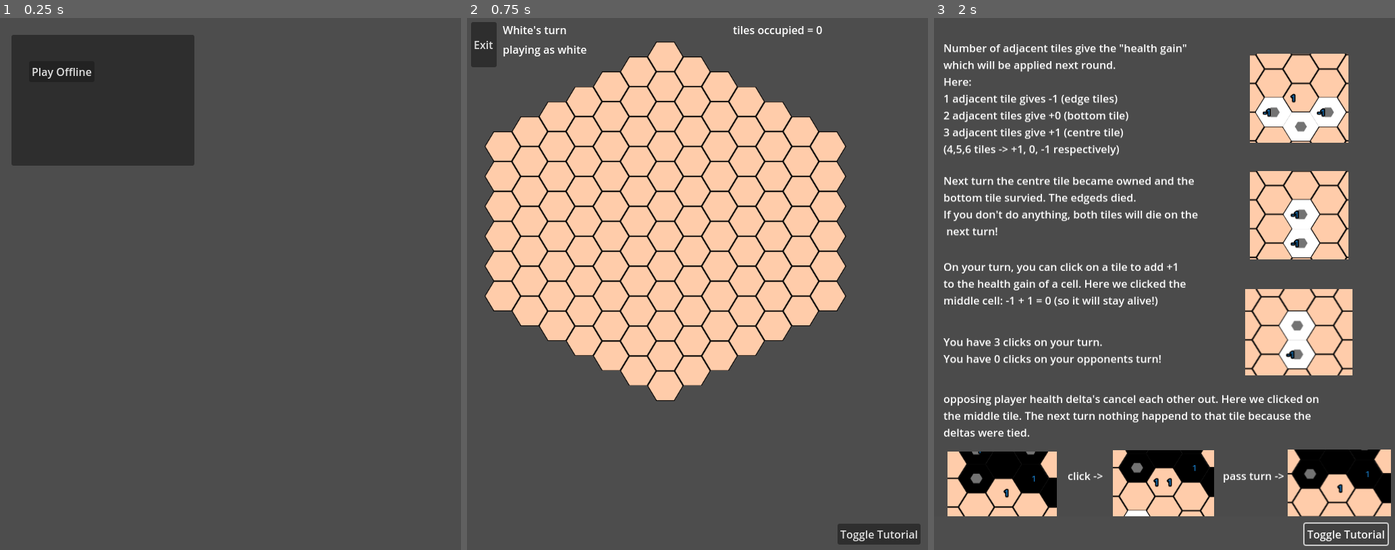
Above: before the commit, frames 1-3 (left to right).
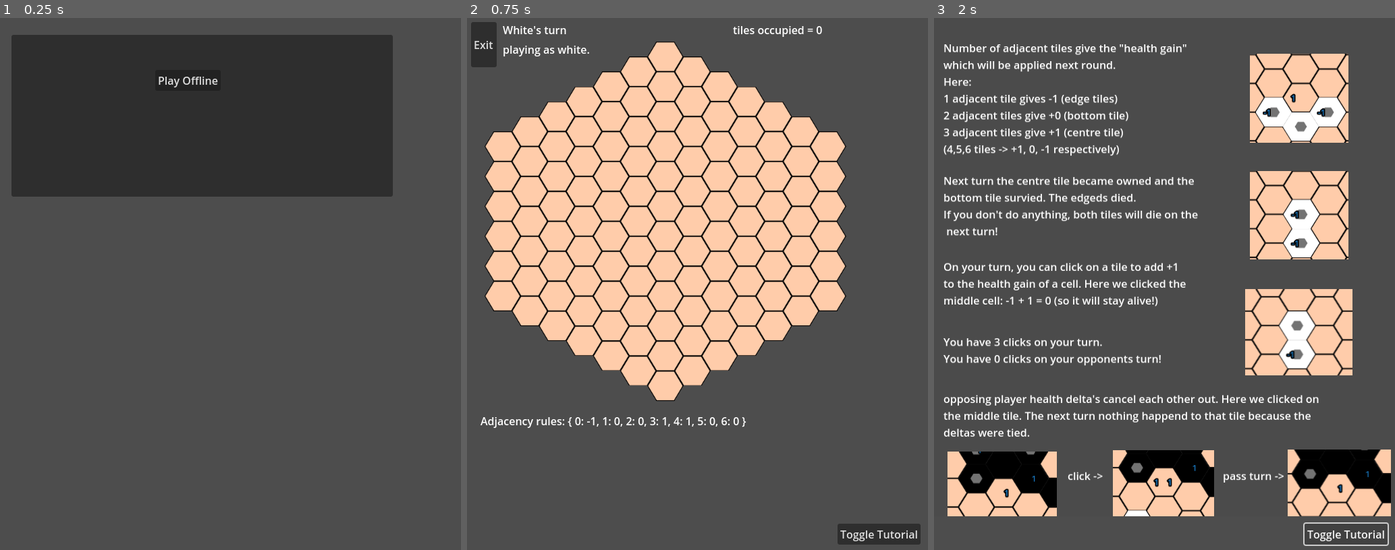
Above: after the commit, the same moments.

Repository: phi168/creepagons
Game: Godot game, scene res://lobby.tscn
Same seed, same stepped clock (60 frames per second), same inputs: the game is played once before the commit and once after it.
Inputs:
- Up to frame 1 (0.25 s): no input
- Up to frame 2 (0.75 s): click "Play Offline" at 0.5 s
- Up to frame 3 (2 s): click "Toggle Tutorial" at 1.25 s

The runs differ from the first frame. In frame 1, 16% of the frame differs, in the area x 2-86%, y 3-34%; in frame 2, 0.3%; in frame 3, nothing differs.

Commit message:
Update Adjacency rules

Diff:
--- a/project/creepagons.tscn
+++ b/project/creepagons.tscn
@@ -47,6 +47,14 @@
 offset_bottom = 36.0
 text = "tiles occupied = 0"
 
+[node name="AdjcencyLabel" type="Label" parent="."]
+offset_left = 33.0
+offset_top = 593.0
+offset_right = 186.0
+offset_bottom = 616.0
+text = "Adjacency rules:
+"
+
 [node name="Winner" type="Label" parent="."]
 visible = false
 offset_left = 407.0
--- a/project/lobby.tscn
+++ b/project/lobby.tscn
@@ -12,8 +12,8 @@
 layout_mode = 0
 offset_left = 30.0
 offset_top = 32.0
-offset_right = 301.0
-offset_bottom = 226.0
+offset_right = 595.0
+offset_bottom = 272.0
 script = ExtResource("1_emrbm")
 
 [node name="Address" type="LineEdit" parent="LobbyPanel"]
@@ -70,10 +70,10 @@
 
 [node name="OfflineButton" type="Button" parent="LobbyPanel"]
 layout_mode = 0
-offset_left = 26.0
-offset_top = 39.0
-offset_right = 87.0
-offset_bottom = 70.0
+offset_left = 213.0
+offset_top = 52.0
+offset_right = 310.0
+offset_bottom = 83.0
 text = "Play Offline"
 
 [connection signal="pressed" from="LobbyPanel/JoinButton" to="LobbyPanel" method="_on_join_button_pressed"]
--- a/project/logic/creepagons.gd
+++ b/project/logic/creepagons.gd
@@ -16,6 +16,7 @@
 @onready var my_player_label = $MyPlayerId
 @onready var tiles_occupied_label = $TilesOccupied
 @onready var winner_label = $Winner
+@onready var adjacney_label = $AdjcencyLabel
 
 
 func _ready() -> void:
@@ -24,15 +25,16 @@
 	var height = tile_map.get_used_rect().size.y
 	tile_map.init_text(height, width)
 	game_engine.get_base_deltas()
+	adjacney_label.text = "Adjacency rules: %s" % game_engine.adj_delta_rules
 	tile_map.render_game_state(game_engine.grid)
 	current_player_id = 1
 	current_player_label.text = "White's turn"
-	if multiplayer.is_server():
+	if multiplayer.is_server() or not is_online:
 		my_player_id = 1
-		my_player_label.text = "playing as white"
+		my_player_label.text = "playing as white."
 	else:
 		my_player_id = 2
-		my_player_label.text = "playing as black"
+		my_player_label.text = "playing as black."
 
 # advance turn
 func next_turn():
@@ -68,6 +70,7 @@
 	# Send the move to the game engine
 	var current_index = player_ids.find(current_player_id) + 1
 	moves_remaining -= 1
+	print("click recevied")
 	if game_engine.place_piece(pos_clicked.x, pos_clicked.y, current_index):
 		# Update the game state after the move
 		tile_map.render_game_state(game_engine.grid)
--- a/project/logic/game_engine.gd
+++ b/project/logic/game_engine.gd
@@ -8,13 +8,13 @@
 var width: int
 var grid: Array = []
 var adj_delta_rules = {
-	0: -2,
-	1: -1,
+	0: -1,
+	1: 0,
 	2: 0,
 	3: 1,
 	4: 1,
 	5: 0,
-	6: -1,
+	6: 0,
 }
 var num_occupied_tiles: int
 var max_occupied_tiles: int = 60
--- a/project/logic/hex_piece_logic.gd
+++ b/project/logic/hex_piece_logic.gd
@@ -5,7 +5,7 @@
 
 var _owner: int = 0  # 0 means unoccupied, 1 for player 1, 2 for player 2
 var health: int = 0
-var max_health: int = 2
+var max_health: int = 1
 var health_delta := {1: 0, 2: 0}
 var rendered_text := ""
 
--- a/project/logic/lobby.gd
+++ b/project/logic/lobby.gd
@@ -73,10 +73,14 @@
 	if has_node("/root/Creepagons"):
 		# Erase immediately, otherwise network might show
 		# errors (this is why we connected deferred above).
-		get_node(^"/root/Creepagons").free()
+		var creepagons = get_node("/root/Creepagons")
+		 # Disconnect signals
+		creepagons.game_finished.disconnect(_end_game)
+		# Free the instance
+		creepagons.queue_free()
 		show()
 
-	multiplayer.set_multiplayer_peer(null) # Remove peer.
+	#multiplayer.set_multiplayer_peer(null) # Remove peer.
 	host_button.set_disabled(false)
 	join_button.set_disabled(false)
 
--- a/project/logic/tile_map_controller.gd
+++ b/project/logic/tile_map_controller.gd
@@ -33,7 +33,10 @@
 	if health > 2:
 		health = 2 # we can't render anything greater than 3 right now
 
-	var tile = Vector2i(hex._owner, health + 1)
+	var health_offset = 3 - hex.max_health
+	if hex._owner == 0:
+		health_offset = 1
+	var tile = Vector2i(hex._owner, health + health_offset)
 	## Update the tile visuals
 
 	set_cell(main_layer,
@@ -47,7 +50,18 @@
 		for y in range(grid_state[x].size()):
 			if is_in_game(Vector2i(x,y)):
 				var hex = grid_state[x][y]
-				text_labels[x][y].text = hex.rendered_text
+				var label = text_labels[x][y]
+				if hex.health_delta[1] == 0:
+					label.label_settings.font_color = Color(1,0.2 ,0.1)
+				elif hex.health_delta[2] == 0:
+					label.label_settings.font_color = Color(0, 0.7 ,0)
+				else:
+					label.label_settings.font_color = Color(0.1,0.5,0.8)
+				if hex._owner == 2:
+					label.label_settings.outline_color = Color(.8,.8,.8)
+				else:
+					label.label_settings.outline_color = Color(0,0,0)
+				label.text = hex.rendered_text
 				update_tile(Vector2(x, y), hex)
 
 
--- a/project/tutorial.tscn
+++ b/project/tutorial.tscn
@@ -47,6 +47,7 @@
 texture = ExtResource("7_0oqlu")
 
 [node name="Label" type="Label" parent="TutorialPanel"]
+layout_mode = 0
 offset_left = 27.0
 offset_top = 42.0
 offset_right = 395.0
@@ -63,6 +64,7 @@
 "
 
 [node name="Label2" type="Label" parent="TutorialPanel"]
+layout_mode = 0
 offset_left = 27.0
 offset_top = 247.0
 offset_right = 485.0
@@ -73,6 +75,7 @@
  next turn!"
 
 [node name="Label3" type="Label" parent="TutorialPanel"]
+layout_mode = 0
 offset_left = 27.0
 offset_top = 380.0
 offset_right = 441.0
@@ -82,6 +85,7 @@
 middle cell: -1 + 1 = 0 (so it will stay alive!)"
 
 [node name="Label4" type="Label" parent="TutorialPanel"]
+layout_mode = 0
 offset_left = 441.0
 offset_top = 703.0
 offset_right = 532.0
@@ -89,6 +93,7 @@
 text = "pass turn ->"
 
 [node name="Label5" type="Label" parent="TutorialPanel"]
+layout_mode = 0
 offset_left = 211.0
 offset_top = 703.0
 offset_right = 264.0
@@ -96,6 +101,7 @@
 text = "click ->"
 
 [node name="Label6" type="Label" parent="TutorialPanel"]
+layout_mode = 0
 offset_left = 27.0
 offset_top = 584.0
 offset_right = 622.0
@@ -105,6 +111,7 @@
 deltas were tied."
 
 [node name="Label7" type="Label" parent="TutorialPanel"]
+layout_mode = 0
 offset_left = 27.0
 offset_top = 496.0
 offset_right = 441.0
Not shown, changed: build/web/index.html
Not shown, changed: build/web/index.pck
